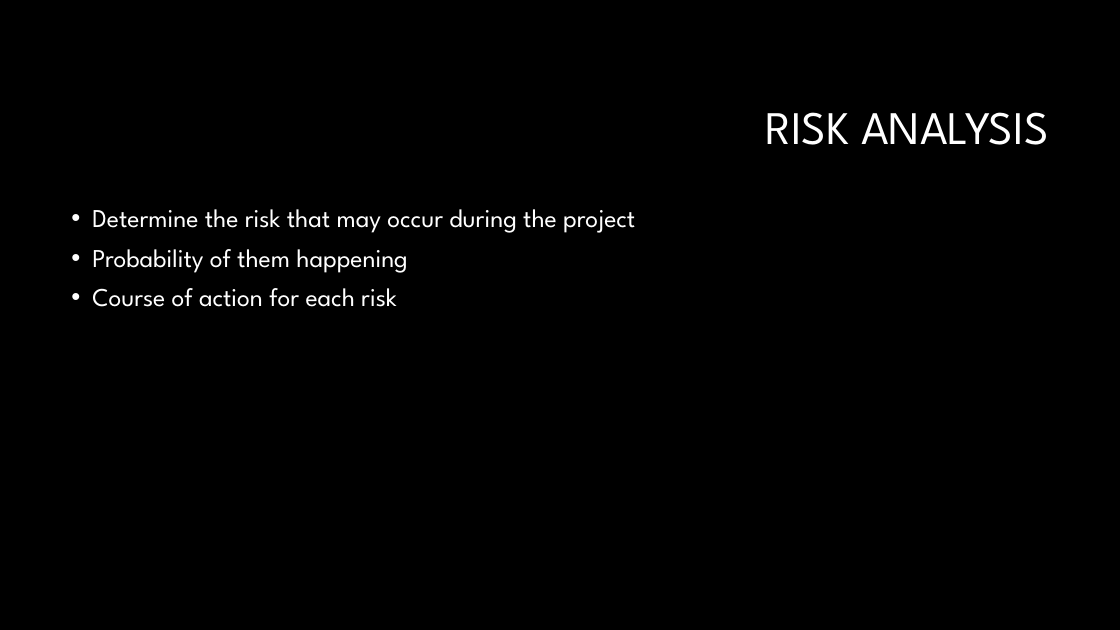
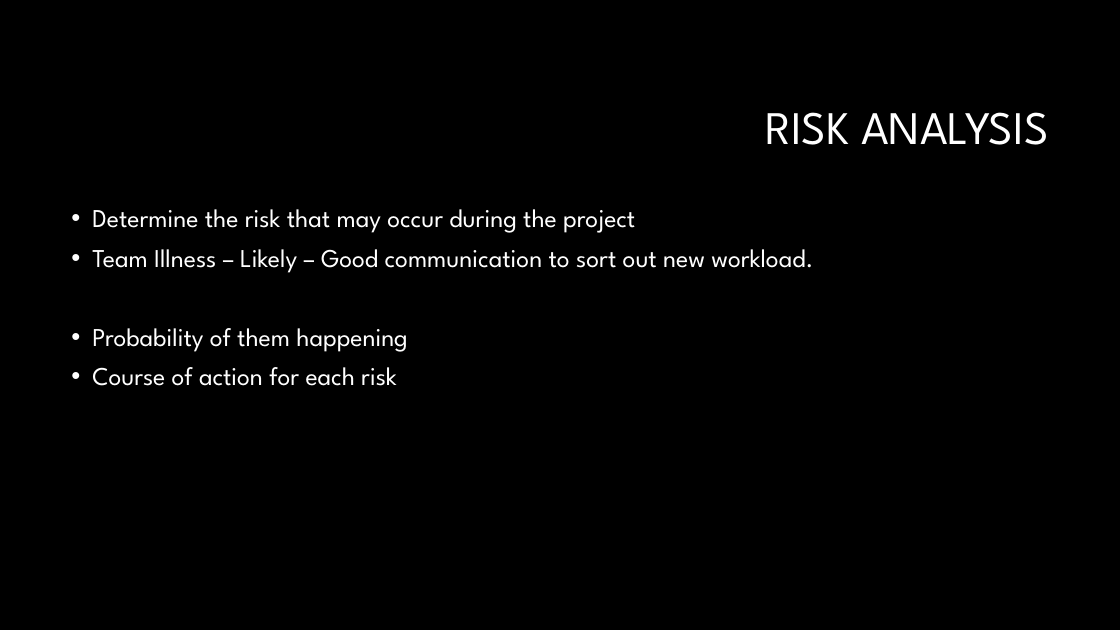
Before and after one commit to VirtueXGames/VR_Courtroom, a slide deck: slide 4 of Courtroom VR Initial team presentation.pptx. Drawn at 1120x630 pixels with LibreOffice and Linux fonts; fonts in the diff are those of the drawing; background and template pictures are left out. Boxes give left, top, right and bottom in pixels: in the first picture for what was removed or moved away, otherwise in the second. Text is boxed around its words. In the diff, an @@ line names an element or a change of style, - is before the commit and + after.

Commit message:
Presentation changes

```diff
--- a/Courtroom VR Initial team presentation.pptx
+++ b/Courtroom VR Initial team presentation.pptx
@@ text at [92,249,813,273]: paragraph added @@
+• Team Illness – Likely – Good communication to sort out new workload.
```
Also in this commit, not shown: 1 other slide changed.
